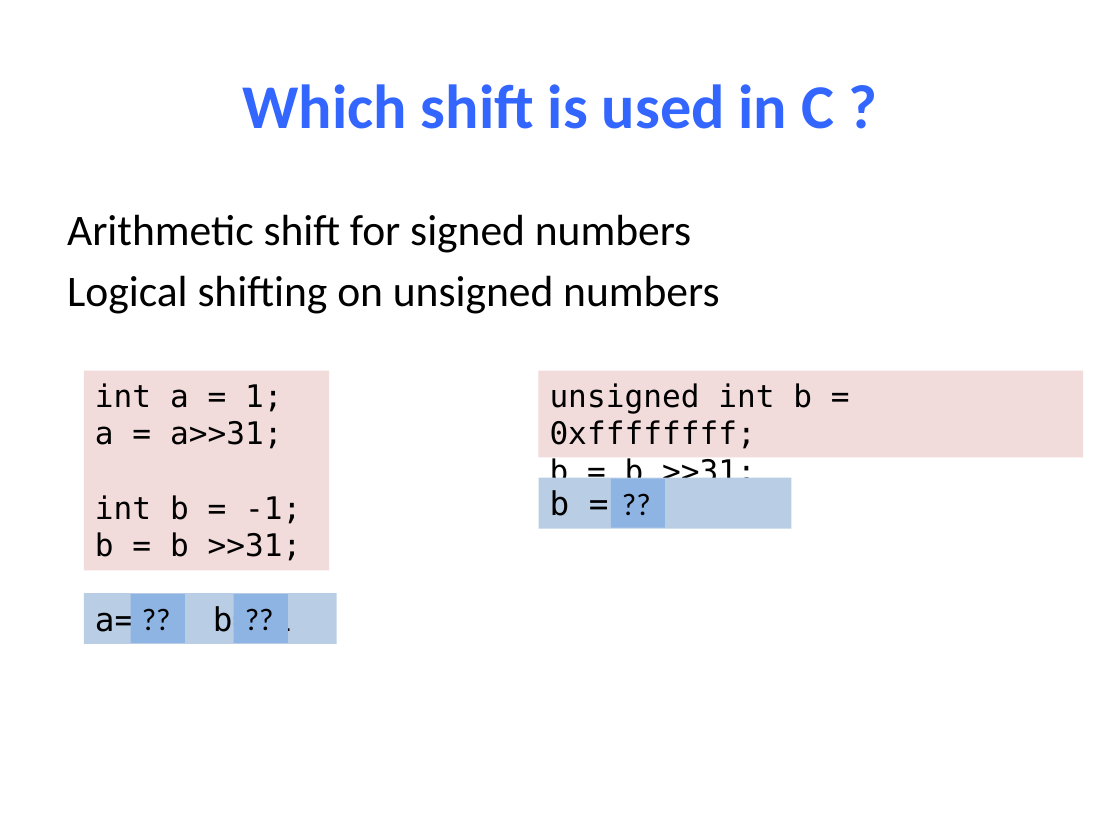
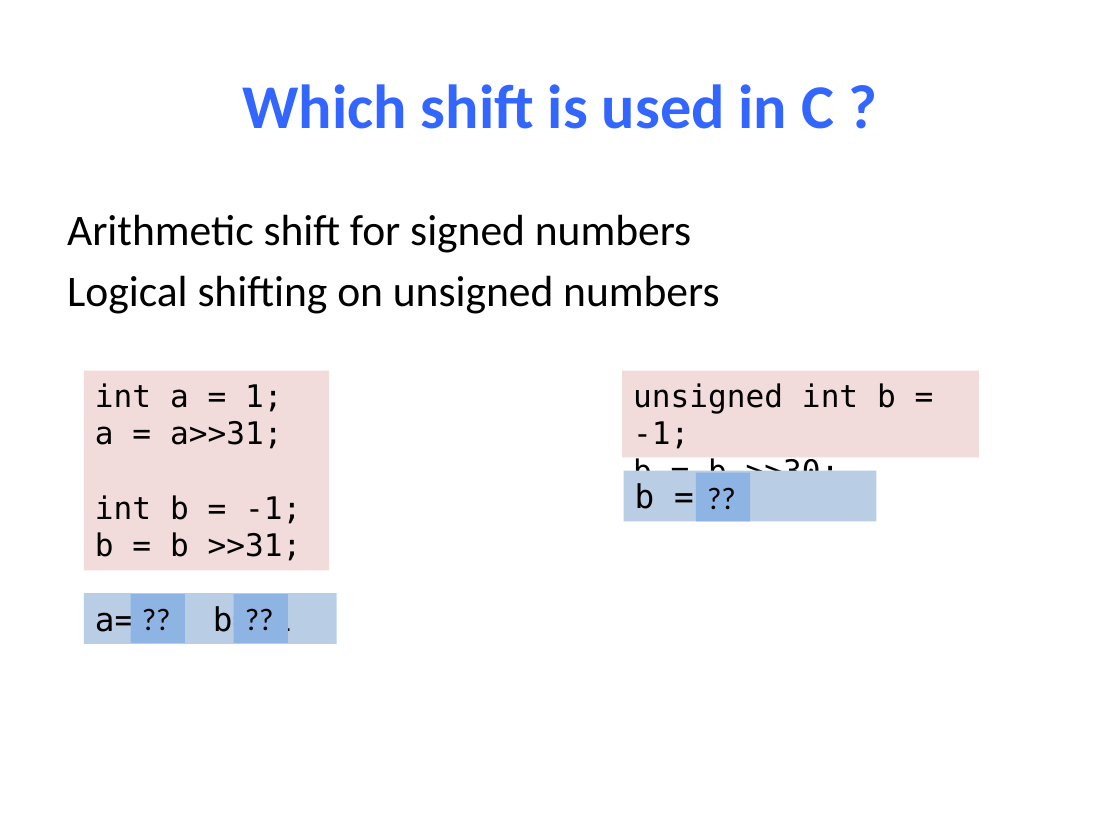
Before and after one commit to NYU-CSO/nyu-cso.github.io, a slide deck: slide 23 of notes/04-C_Basics.pptx (slide 24 before the commit). Drawn at 1120x840 pixels with LibreOffice and Linux fonts; fonts in the diff are those of the drawing. Boxes give left, top, right and bottom in pixels: in the first picture for what was removed or moved away, otherwise in the second. Text is boxed around its words. In the diff, an @@ line names an element or a change of style, - is before the commit and + after.

```diff
--- a/notes/04-C_Basics.pptx
+++ b/notes/04-C_Basics.pptx
@@ rectangle "unsigned int b = -1;": place and size @@
-rectangle "unsigned int b = -1;" at <box>539,371,1083,457</box>
+rectangle "unsigned int b = -1;" at <box>623,371,980,457</box>
@@ text in rectangle at <box>633,383,896,488</box>: text changed @@
-unsigned int b = 0xffffffff;
-b = b >>31;
+unsigned int b = -1;
+b = b >>30;
@@ rectangle "b = 3": place and size @@
-rectangle "b = 3" at <box>539,478,792,529</box>
+rectangle "b = 3" at <box>624,470,877,521</box>
@@ rectangle "??": place and size @@
-rectangle "??" at <box>610,478,664,528</box>
+rectangle "??" at <box>696,473,749,522</box>
@@ text in rectangle at <box>635,483,733,509</box>: text changed @@
-b = 1
+b = 3
```
Also in this commit, not shown: 16 other slides changed, 1 slide added, 8 slides removed, 1 other file.
